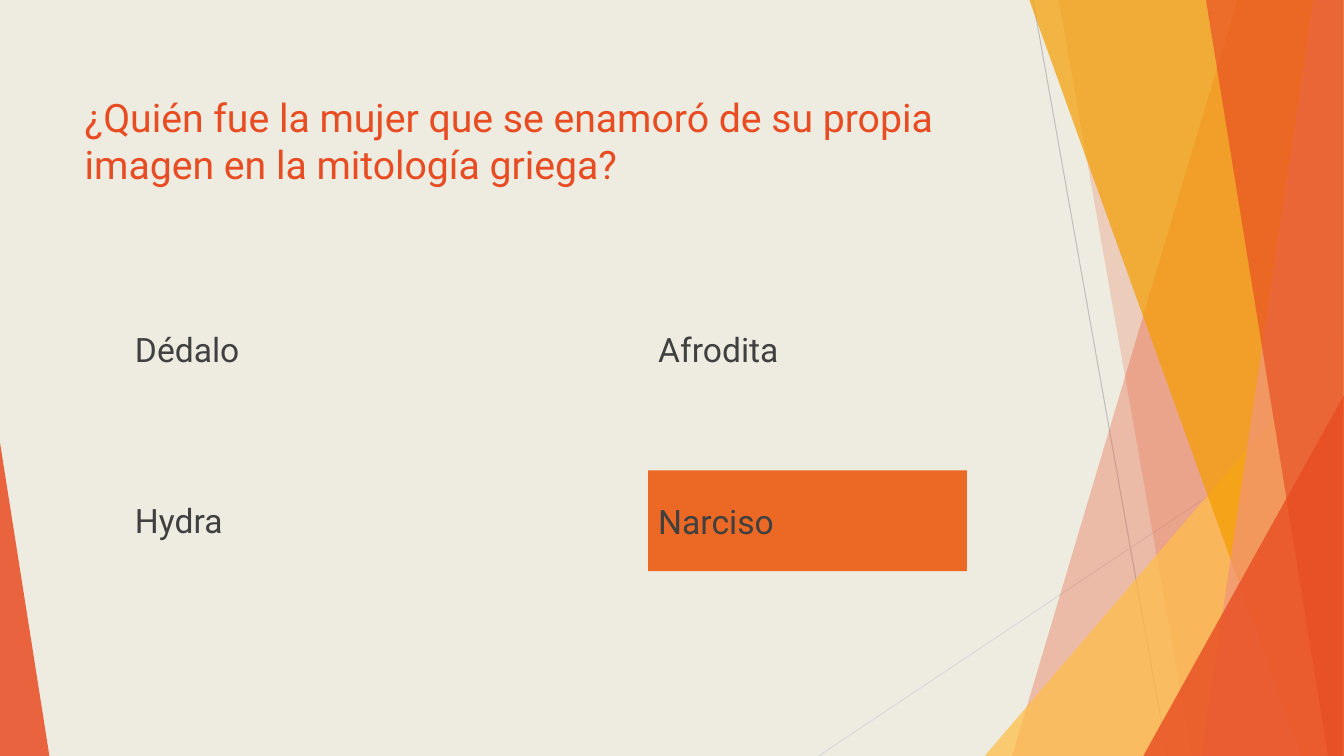
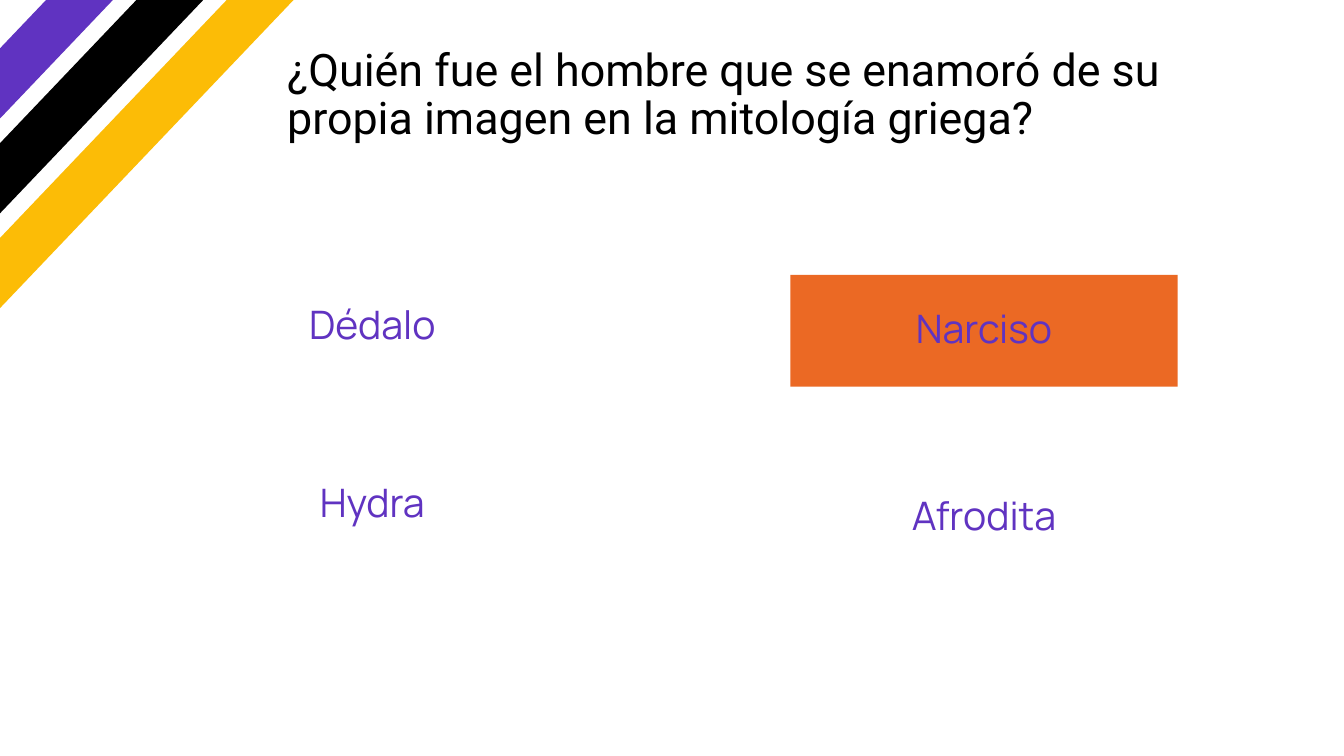
Before and after one commit to 500historias/trivia-pptx, a slide deck: slide 23 of output/output_slides.pptx (slide 75 before the commit). Drawn at 1344x756 pixels with LibreOffice and Linux fonts; fonts in the diff are those of the drawing; background and template pictures are left out. Boxes give left, top, right and bottom in pixels: in the first picture for what was removed or moved away, otherwise in the second. Text is boxed around its words. In the diff, an @@ line names an element or a change of style, - is before the commit and + after.

```diff
--- a/output/output_slides.pptx
+++ b/output/output_slides.pptx
@@ background #EEECE1 to #FFFFFF @@
@@ rectangle added at box(0, 0, 302, 322), fill #FCBC06 @@
@@ rectangle added at box(0, 0, 253, 277), fill #000000 @@
@@ rectangle added at box(0, 0, 205, 233), fill #6033C1 @@
@@ title at box(287, 52, 1160, 144): text changed; size 28 to 32 pt; text colour #E84C22 to #000000 @@
-¿Quién fue la mujer que se enamoró de su propia imagen en la mitología griega?
+¿Quién fue el hombre que se enamoró de su propia imagen en la mitología griega?
@@ text "Dédalo": place and size @@
-text "Dédalo" at box(135, 337, 239, 363)
+text "Dédalo" at box(309, 308, 435, 340)
@@ size 24 to 28 pt, font Roboto to Manrope, text colour #404040 to #6033C1; alignment left to centre; line spacing 1 to 0.9 in 4 elements at box(320, 488, 425, 527), box(309, 308, 435, 340), box(912, 501, 1056, 531), box(790, 275, 1178, 387) @@
@@ text "Narciso": place and size @@
-text "Narciso" at box(648, 471, 967, 572)
+text "Narciso" at box(790, 275, 1178, 387)
@@ group removed at box(0, 0, 1344, 756): 5 freeform shapes, 3 triangles, 2 lines @@
@@ text "Hydra": place and size @@
-text "Hydra" at box(135, 508, 223, 540)
+text "Hydra" at box(320, 488, 425, 527)
@@ text "Afrodita": place and size @@
-text "Afrodita" at box(658, 336, 778, 363)
+text "Afrodita" at box(912, 501, 1056, 531)
```
Also in this commit, not shown: 103 other slides changed, 17 slides added, 17 slides removed, 8 other files.
